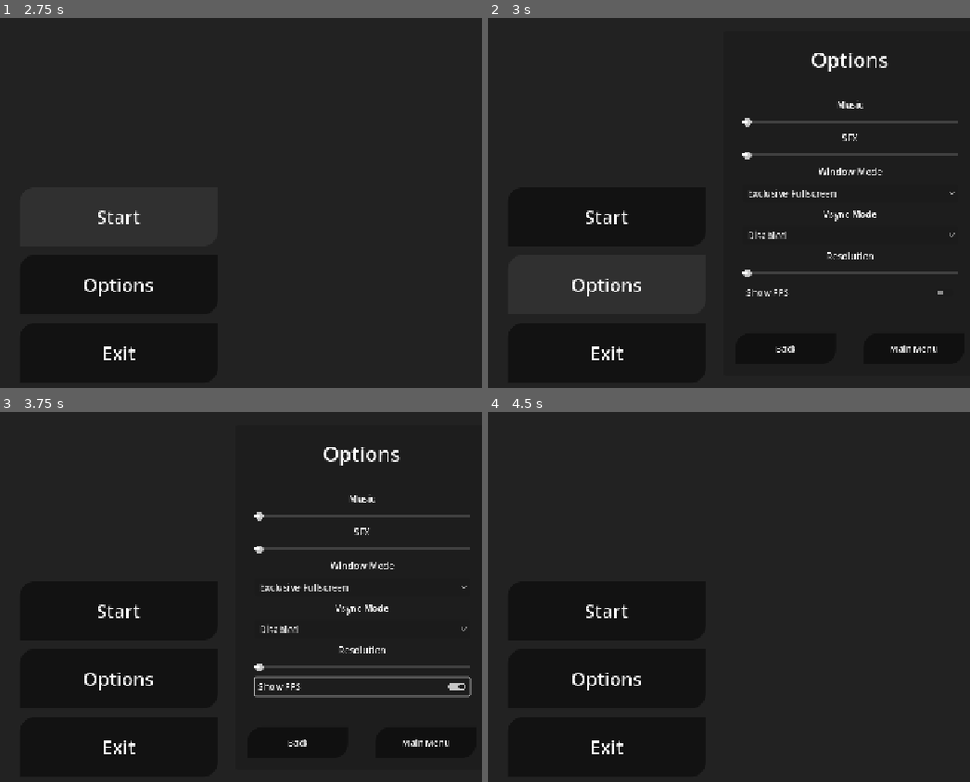
Above: before the commit, frames 1-4 (two rows, left to right).
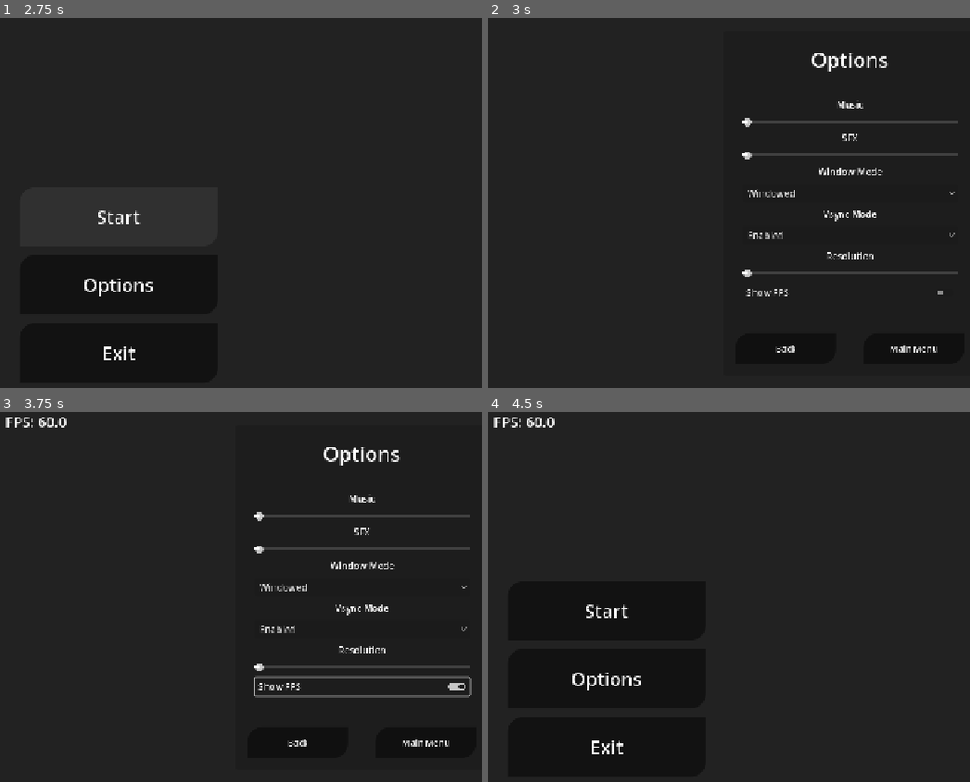
Above: after the commit, the same moments.

Repository: RINADZ-droid/HushRepo
Game: Godot game, scene res://scenes/menus/main_menu.tscn
The game is run twice, just before and just after one commit, with the same random seed, the same clock (stepped at 60 frames per second) and the same inputs.
Inputs:
- Up to frame 1 (2.75 s): click "Start" at 0.5 s; click "Start" at 1.25 s; click "Start" at 2 s
- Up to frame 2 (3 s): click "Options" at 2.75 s
- Up to frame 3 (3.75 s): click "Show FPS" at 3.5 s
- Up to frame 4 (4.5 s): click "Main Menu" at 4.25 s

Frame 1 is identical in both runs. In frame 2, 0.8% of the frame differs, in the area x 17-73%, y 46-93%; in frame 3, 1.0%, in the area x 1-73%, y 1-93%; in frame 4, 0.2%.

Commit message:
Fix options buttons

Diff:
--- a/project.godot
+++ b/project.godot
@@ -20,6 +20,7 @@
 
 GameManager="*res://scripts/Globals/game_manager.gd"
 OptionsPanel="*res://scenes/Globals/options_panel.tscn"
+InfoUi="*res://scenes/Globals/info_ui.tscn"
 
 [display]
 
--- /dev/null
+++ b/scenes/Globals/info_ui.tscn
@@ -0,0 +1,14 @@
+[gd_scene load_steps=2 format=3 uid="uid://jd5n0as1pia6"]
+
+[ext_resource type="Script" uid="uid://bs5b3351wihq2" path="res://scripts/main_menu/info_ui.gd" id="1_dqjmy"]
+
+[node name="InfoUi" type="CanvasLayer"]
+script = ExtResource("1_dqjmy")
+
+[node name="Label" type="Label" parent="."]
+offset_left = 25.0
+offset_top = 25.0
+offset_right = 194.0
+offset_bottom = 87.0
+theme_override_font_sizes/font_size = 25
+vertical_alignment = 1
--- a/scenes/Globals/options_panel.tscn
+++ b/scenes/Globals/options_panel.tscn
@@ -221,3 +221,6 @@
 
 [connection signal="pressed" from="CanvasLayer/BackButton" to="OptionsPanelButtonControl" method="_on_back_button_pressed"]
 [connection signal="pressed" from="CanvasLayer/MainMenuButton" to="OptionsPanelButtonControl" method="_on_main_menu_button_pressed"]
+[connection signal="item_selected" from="CanvasLayer/OptionsPanelElements/WindowModeOptionButton" to="OptionsPanelButtonControl" method="_on_window_mode_option_button_item_selected"]
+[connection signal="item_selected" from="CanvasLayer/OptionsPanelElements/VsyncModeOptionButton" to="OptionsPanelButtonControl" method="_on_vsync_mode_option_button_item_selected"]
+[connection signal="toggled" from="CanvasLayer/OptionsPanelElements/CheckButton" to="OptionsPanelButtonControl" method="_on_check_button_toggled"]
--- a/scripts/Globals/game_manager.gd
+++ b/scripts/Globals/game_manager.gd
@@ -1,6 +1,7 @@
 extends Node
 
 var show_options_panel
+var show_fps
 
 @warning_ignore("unused_parameter")
 func _input(event: InputEvent) -> void:
--- /dev/null
+++ b/scripts/main_menu/info_ui.gd
@@ -0,0 +1,11 @@
+extends CanvasLayer
+
+func _ready() -> void:
+	pass # Replace with function body.
+
+@warning_ignore("unused_parameter")
+func _process(delta: float) -> void:
+	if GameManager.show_fps:
+		$Label.text ="FPS: " + str(Engine.get_frames_per_second())
+	else :
+		$Label.text = ""
--- a/scripts/main_menu/main_menu_buttons_control.gd
+++ b/scripts/main_menu/main_menu_buttons_control.gd
@@ -1,5 +1,11 @@
 extends Node
 
+@warning_ignore("unused_parameter")
+func _process(delta: float) -> void:
+	if GameManager.show_options_panel:
+		$"..".visible = false
+	else :
+		$"..".visible = true
 
 func _on_start_button_pressed() -> void:
 	pass # Replace with function body.
--- a/scripts/main_menu/options_panel_button_control.gd
+++ b/scripts/main_menu/options_panel_button_control.gd
@@ -1,8 +1,39 @@
 extends Node
 
+func _ready() -> void:
+	$"../CanvasLayer/OptionsPanelElements/WindowModeOptionButton".select(2)
+	$"../CanvasLayer/OptionsPanelElements/VsyncModeOptionButton".select(1)
 func _on_back_button_pressed() -> void:
 	GameManager.show_options_panel = false
 
 func _on_main_menu_button_pressed() -> void:
 	GameManager.show_options_panel = false
 	get_tree().change_scene_to_file("res://scenes/menus/main_menu.tscn")
+
+func _on_check_button_toggled(toggled_on: bool) -> void:
+	if toggled_on:
+		GameManager.show_fps = true
+	else :
+		GameManager.show_fps = false
+
+func _on_window_mode_option_button_item_selected(index: int) -> void:
+	match index:
+		0:
+			DisplayServer.window_set_mode(DisplayServer.WINDOW_MODE_EXCLUSIVE_FULLSCREEN)
+		1:
+			DisplayServer.window_set_mode(DisplayServer.WINDOW_MODE_FULLSCREEN)
+		2:
+			DisplayServer.window_set_mode(DisplayServer.WINDOW_MODE_WINDOWED)
+		3:
+			DisplayServer.window_set_mode(DisplayServer.WINDOW_MODE_MAXIMIZED)
+
+func _on_vsync_mode_option_button_item_selected(index: int) -> void:
+	match index:
+		0:
+			DisplayServer.window_set_vsync_mode(DisplayServer.VSYNC_DISABLED)
+		1:
+			DisplayServer.window_set_vsync_mode(DisplayServer.VSYNC_ENABLED)
+		2:
+			DisplayServer.window_set_vsync_mode(DisplayServer.VSYNC_ADAPTIVE)
+		3:
+			DisplayServer.window_set_vsync_mode(DisplayServer.VSYNC_MAILBOX)
Not shown, added: scripts/main_menu/info_ui.gd.uid
